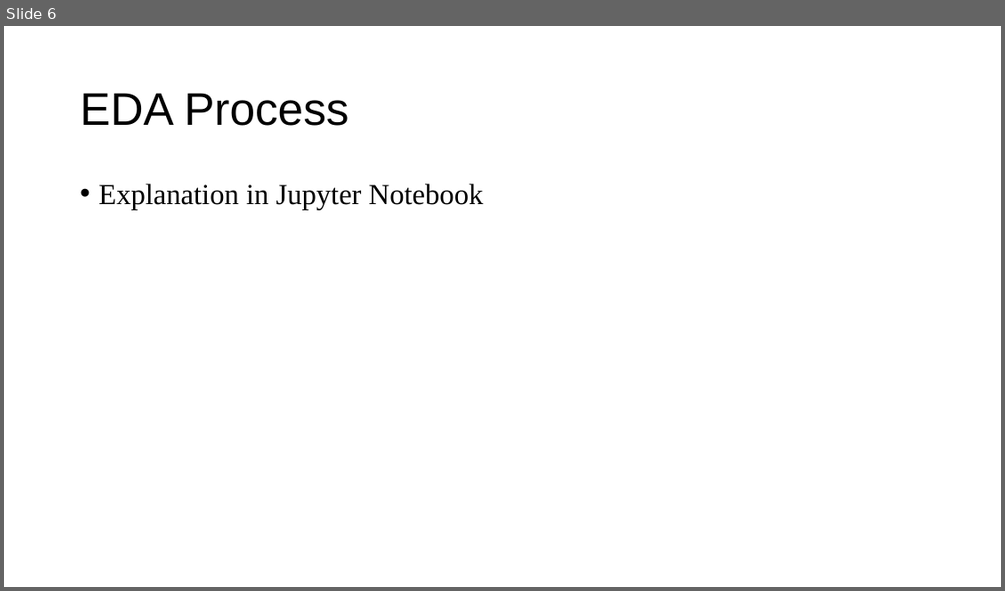
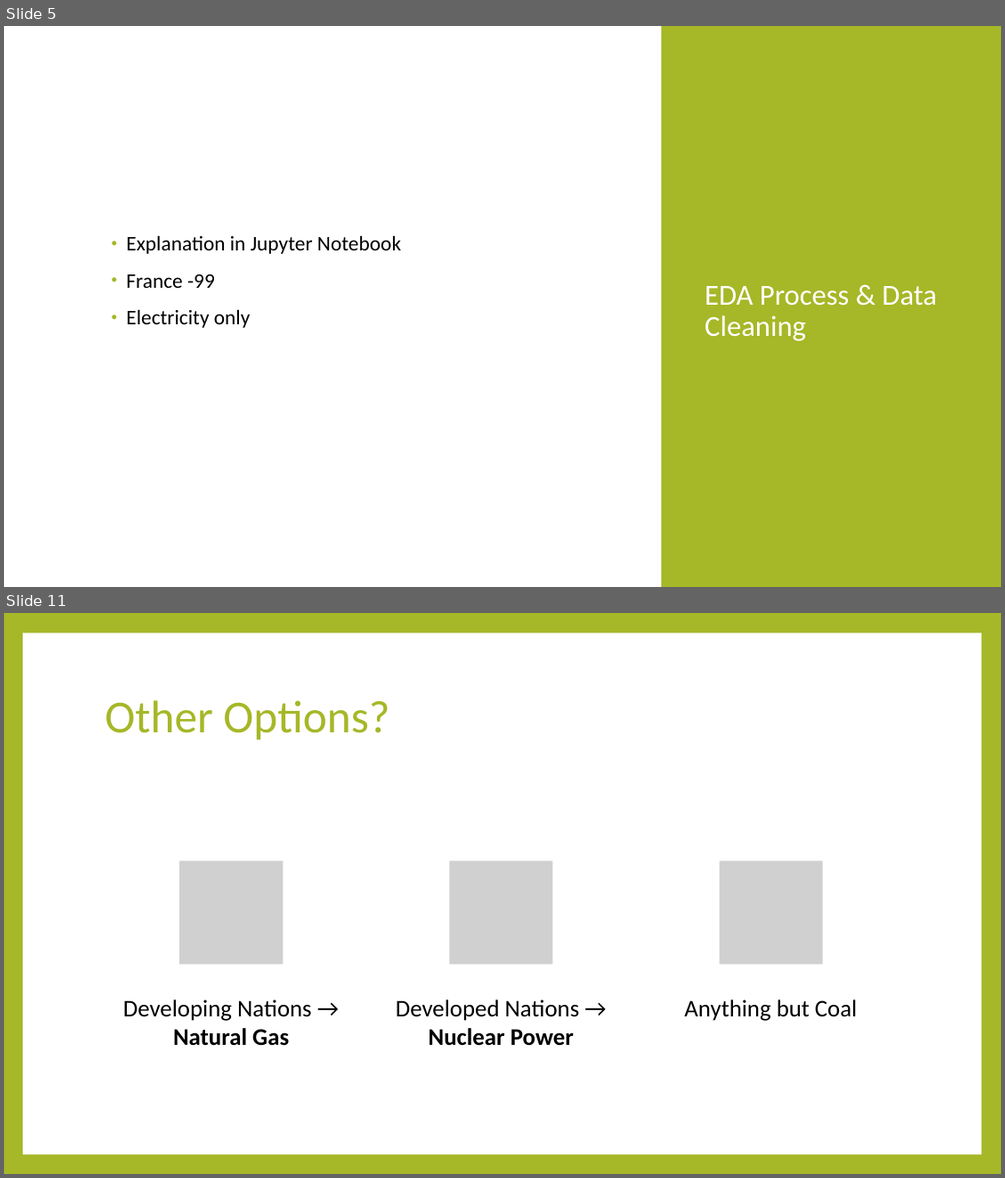
Before and after one commit to Mybiss55/DataAnalyticsProjects, a slide deck: Climate Change Presentation.pptx. Shown one above the other, each under a label of ours: slide 6 before the commit, slides 5 and 11 after it; the slides between them are not shown. The pictures are 1005x591 and 1005x1178 pixels, drawn with LibreOffice and Linux fonts; fonts in the diff are those of the drawing; grey boxes stand for pictures. Boxes give left, top, right and bottom in pixels: in the first picture for what was removed or moved away, otherwise in the second. Text is boxed around its words. In the diff, an @@ line names an element or a change of style, - is before the commit and + after.

```diff
--- a/Climate Change Presentation.pptx
+++ b/Climate Change Presentation.pptx
@@ slide 11 added at (4, 613, 1001, 1174), background #A6B727 @@
@@ rectangle added at (23, 633, 981, 1154), fill #FFFFFF @@
@@ title added at (105, 700, 389, 740), 44 pt, text #A6B727 @@
+Other Options?
@@ group added at (123, 860, 857, 1046): 3 pictures, 3 texts @@
+Developing Nations → Natural Gas
+Developed Nations → Nuclear Power
+Anything but Coal
@@ what was slide 6 is now slide 5 @@
@@ slide 5 changed as well @@
@@ rectangle added at (4, 26, 1001, 587), fill #FFFFFF @@
@@ rectangle added at (662, 26, 1001, 587), fill #A6B727 @@
@@ text "Explanation in Jupyter Notebook": place and size @@
-text "Explanation in Jupyter Notebook" at (98, 184, 484, 209)
+text "Explanation in Jupyter Notebook" at (126, 235, 401, 328)
@@ text "Explanation in Jupyter Notebook" at (126, 235, 401, 328): vertical alignment top to middle @@
@@ text at (126, 235, 401, 254): size 28 to 20 pt, font Times New Roman to Calibri in "Explanation in Jupyter Notebook"; indent changed; more space between paragraphs @@
@@ text at (126, 274, 250, 328): paragraphs added @@
+• France -99
+• Electricity only
@@ title at (704, 286, 937, 341): text changed; size 44 to 28 pt; font Arial to Calibri; text colour #000000 to #FFFFFF @@
-EDA Process
+EDA Process & Data Cleaning
```
Also in this commit, not shown: 7 other slides changed, 5 other slides added, 3 slides removed, 5 other files.
